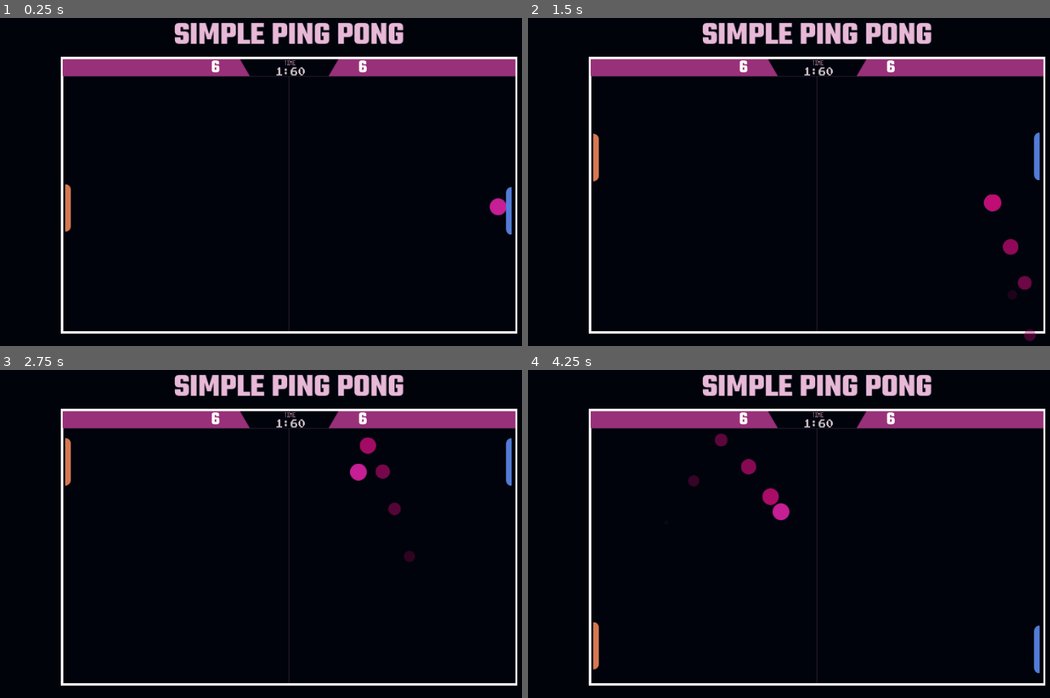
Above: before the commit, frames 1-4 (two rows, left to right).
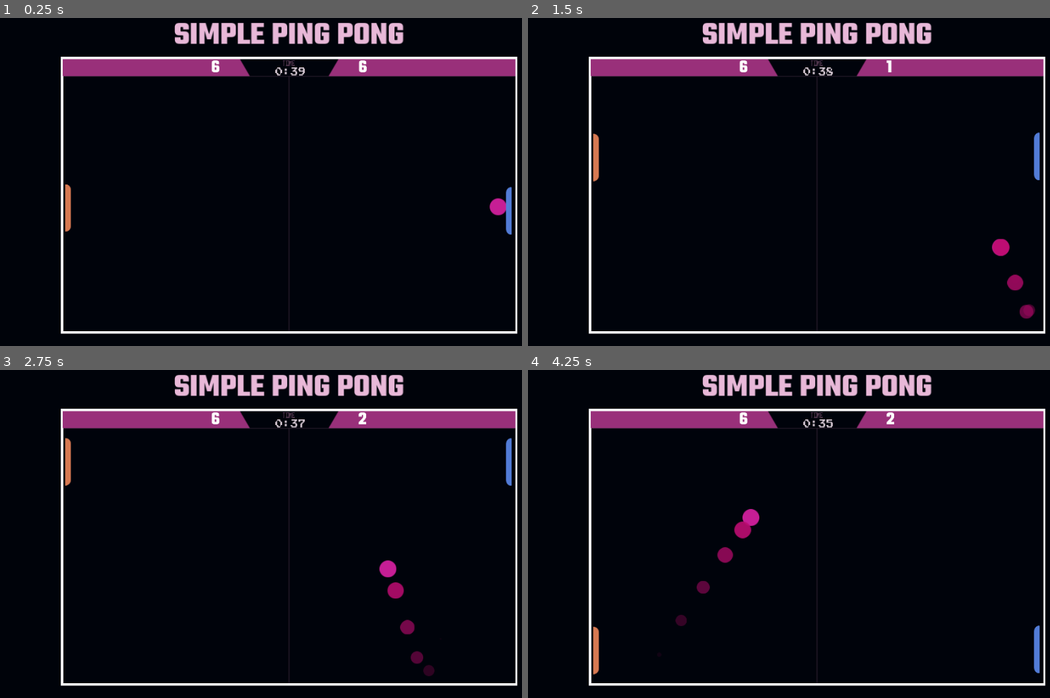
Above: after the commit, the same moments.

Repository: nikeshnaik/pingpong
Game: Godot game, scene res://scenes/game_v_2.tscn
Same seed, same stepped clock (60 frames per second), same inputs: the game is played once before the commit and once after it.
Inputs:
- Up to frame 1 (0.25 s): no input
- Up to frame 2 (1.5 s): tap Enter (ui_accept) at 0.5, 0.77 s; hold Up (ui_up) 0.53-1.28 s; hold Down (ui_down) from 1.28 s (still down)
- Up to frame 3 (2.75 s): tap Enter (ui_accept) at 1.52 s; release Down (ui_down) at 2.03 s; hold Up (ui_up) from 2.03 s (still down)
- Up to frame 4 (4.25 s): tap Enter (ui_accept) at 3.02, 3.77 s; release Up (ui_up) at 3.53 s; hold Down (ui_down) from 3.53 s (still down)

The runs differ from the first frame. In frame 1, less than 0.1% of the frame differs, in the area x 52-59%, y 12-18%; in frame 2, 0.9%; in frame 3, 1.1%; in frame 4, 1.2%, in the area x 12-71%, y 12-93%.

Commit message:
feat: added timer, score update

Diff:
--- a/scenes/game_v_2.tscn
+++ b/scenes/game_v_2.tscn
@@ -8,6 +8,7 @@
 [ext_resource type="PackedScene" uid="uid://cucys12aqwi30" path="res://scenes/player.tscn" id="4_d5jsm"]
 [ext_resource type="PackedScene" uid="uid://bd0fcsxmsrcl4" path="res://scenes/computer.tscn" id="5_vdd2p"]
 [ext_resource type="PackedScene" uid="uid://bpy7vujipnh6c" path="res://scenes/ui.tscn" id="8_bon7p"]
+[ext_resource type="Script" path="res://script/update_score.gd" id="9_c1s60"]
 [ext_resource type="FontFile" uid="uid://jrvuj8q7ogwy" path="res://assets/fonts/itch.io Cover/Teko/static/Teko-Bold.ttf" id="9_e0jky"]
 [ext_resource type="FontFile" uid="uid://b2i5c6fnbda4t" path="res://assets/fonts/itch.io Cover/Press_Start_2P/PressStart2P-Regular.ttf" id="9_eqd4y"]
 
@@ -112,10 +113,9 @@
 default_font = ExtResource("9_e0jky")
 default_font_size = 75
 
-[sub_resource type="LabelSettings" id="LabelSettings_q5hw5"]
-font = ExtResource("9_eqd4y")
-font_size = 56
-font_color = Color(0.553149, 0.390381, 0.513155, 1)
+[sub_resource type="Theme" id="Theme_d1cy6"]
+default_font = ExtResource("9_eqd4y")
+default_font_size = 64
 
 [sub_resource type="LabelSettings" id="LabelSettings_wh3o5"]
 font = ExtResource("9_eqd4y")
@@ -152,6 +152,9 @@
 physics_material_override = SubResource("PhysicsMaterial_qdg8a")
 script = ExtResource("3_2dxk2")
 
+[node name="Timer" type="Timer" parent="Board/GameMaster"]
+wait_time = 40.0
+
 [node name="left" type="CollisionShape2D" parent="Board/GameMaster" groups=["Board", "left_border"]]
 position = Vector2(-27.5948, -7.84483)
 shape = SubResource("RectangleShape2D_1tn3q")
@@ -196,8 +199,9 @@
 scale = Vector2(3, 3)
 transform = Transform2D(3, 0, 0, 3, 0, 0)
 follow_viewport_enabled = true
-
-[node name="Scorep1" type="RichTextLabel" parent="Board/GameMaster/CanvasLayer"]
+script = ExtResource("9_c1s60")
+
+[node name="p1-score" type="RichTextLabel" parent="Board/GameMaster/CanvasLayer"]
 offset_left = -45.667
 offset_top = -82.333
 offset_right = 13.333
@@ -208,9 +212,10 @@
 "
 fit_content = true
 scroll_active = false
-metadata/_edit_lock_ = true
-
-[node name="Scorep2" type="RichTextLabel" parent="Board/GameMaster/CanvasLayer"]
+autowrap_mode = 0
+metadata/_edit_lock_ = true
+
+[node name="p2-score" type="RichTextLabel" parent="Board/GameMaster/CanvasLayer"]
 offset_left = 40.6667
 offset_top = -82.3333
 offset_right = 118.667
@@ -221,21 +226,24 @@
 "
 fit_content = true
 scroll_active = false
-metadata/_edit_lock_ = true
-
-[node name="Label" type="Label" parent="Board/GameMaster/CanvasLayer"]
-offset_left = -9.0
+autowrap_mode = 0
+metadata/_edit_lock_ = true
+
+[node name="Time-label" type="RichTextLabel" parent="Board/GameMaster/CanvasLayer"]
+clip_contents = false
+offset_left = -4.33333
 offset_top = -79.0
-offset_right = 624.0
+offset_right = 340.667
 offset_bottom = -23.0
 scale = Vector2(0.03, 0.06)
+theme = SubResource("Theme_d1cy6")
+theme_override_colors/default_color = Color(0.317647, 0.211765, 0.301961, 1)
+bbcode_enabled = true
 text = "TIME"
-label_settings = SubResource("LabelSettings_q5hw5")
-horizontal_alignment = 1
-vertical_alignment = 1
-metadata/_edit_lock_ = true
-
-[node name="Label2" type="Label" parent="Board/GameMaster/CanvasLayer"]
+scroll_active = false
+autowrap_mode = 1
+
+[node name="Time" type="Label" parent="Board/GameMaster/CanvasLayer"]
 offset_left = -8.33333
 offset_top = -75.3333
 offset_right = 171.667
--- a/script/ball.gd
+++ b/script/ball.gd
@@ -2,7 +2,7 @@
 
 @onready var trail = $Sprite2D/CPUParticles2D
 
-var ball_speed = 1000
+var ball_speed = 800
 var paddle
 var direction
 
@@ -36,3 +36,16 @@
 
 func _on_body_entered(body: Node) -> void:
 	pass # Replace with function body.
+
+
+func _integrate_forces(state: PhysicsDirectBodyState2D) -> void:
+
+	var velocity = state.linear_velocity
+
+	# Check if the velocity is non-zero to avoid division by zero
+	if velocity.length() > 0:
+		# Normalize the velocity and scale it to the constant speed
+		velocity = velocity.normalized() * ball_speed
+
+	# Apply the modified velocity back
+	state.linear_velocity = velocity
--- a/script/game_master.gd
+++ b/script/game_master.gd
@@ -10,15 +10,32 @@
 @onready var top_border = self.get_node("top")
 @onready var bottom_border = self.get_node("bottom")
 
+@onready var p1score = self.get_node("./CanvasLayer/p1-score")
+@onready var p2score = self.get_node("./CanvasLayer/p2-score")
+@onready var timer = self.get_node("Timer")
+@onready var timerlabel = self.get_node("./CanvasLayer/Time")
+@onready var canvaslayer = self.get_node("./CanvasLayer")
+
+var scorep1 = 0
+var scorep2 = 0
+var time = 0
+
+signal p1update_label(newscore)
+signal p2update_label(newscore)
+
+
 func _ready() -> void:
-	print("Game start")
-	self.startup()
+	self.connect("p1update_label", Callable(canvaslayer, "p1score_update_label"))
+	self.connect("p2update_label", Callable(canvaslayer, "p2score_update_label"))
+	#timer.wait_time = 10  # Set the timer to 2 minutes
+	# Start the timer
+	self.reset()
+	print("Game resetted, before start")
 
-func startup() -> void:
-	self.reset()
 
 
 func reset() -> void:
+	timer.start()
 	if Globals.current_player == "computer":
 		ball.global_position.x = player.global_position.x - 7
 		ball.global_position.y = player.global_position.y + 10
@@ -30,20 +47,37 @@
 
 # Called every frame. 'delta' is the elapsed time since the previous frame.
 func _process(delta: float) -> void:
+	var remaining_time = int($Timer.time_left)
+	var minutes = remaining_time / 60          # Calculate minutes
+	var seconds = remaining_time % 60          # Calculate seconds
+	timerlabel.text = str(minutes) + ":" + str(seconds).pad_zeros(2)  # Format as MM:SS
+
 	if Input.is_action_pressed("ui_accept"):
 		ball.launch_ball()
 
+	if remaining_time <= 0:
+		stop_game()
+
+func stop_game():
+	print("Timer reached zero. Stopping the game.")
+	get_tree().paused = true  # Pause the game
+	# You can also use this to show a game over screen or something else
+	# get_tree().quit()  # Uncomment to quit the game entirely if needed
+
 func _physics_process(delta: float) -> void:
 	pass
-
 
 func _on_ball_body_shape_entered(body_rid: RID, body: Node, body_shape_index: int, local_shape_index: int) -> void:
 	var colliding_node:CollisionShape2D = body.shape_owner_get_owner(body.shape_find_owner(body_shape_index))
 
 	if colliding_node.is_in_group("left_border"):
 		print("Left Border")
+		scorep1 = scorep1 + 1
+		emit_signal("p1update_label", str(scorep1))
 	elif colliding_node.is_in_group("right_border"):
 		print("right border")
+		scorep2 = scorep2 + 1
+		emit_signal("p2update_label",  str(scorep2))
 	elif colliding_node.is_in_group("Player"):
 		print("Player")
 	elif colliding_node.is_in_group("Computer"):
--- /dev/null
+++ b/script/update_score.gd
@@ -0,0 +1,19 @@
+extends CanvasLayer
+
+@onready var p1score = self.get_node("./p1-score")
+@onready var p2score = self.get_node("./p2-score")
+@onready var timer_label = self.get_node("./Time")
+
+func p1score_update_label(text):
+	print("old score", p1score.text)
+	print("new score", text)
+	p1score.text = text
+
+func p2score_update_label(text):
+	print("old score", p2score.text)
+	print("new score", text)
+	p2score.text = text
+
+# Called every frame. 'delta' is the elapsed time since the previous frame.
+func _process(delta: float) -> void:
+	pass
Not shown: 1 places in scenes/game_v_2.tscn that only renumber resources
Empty file added: script/time_label.gd
